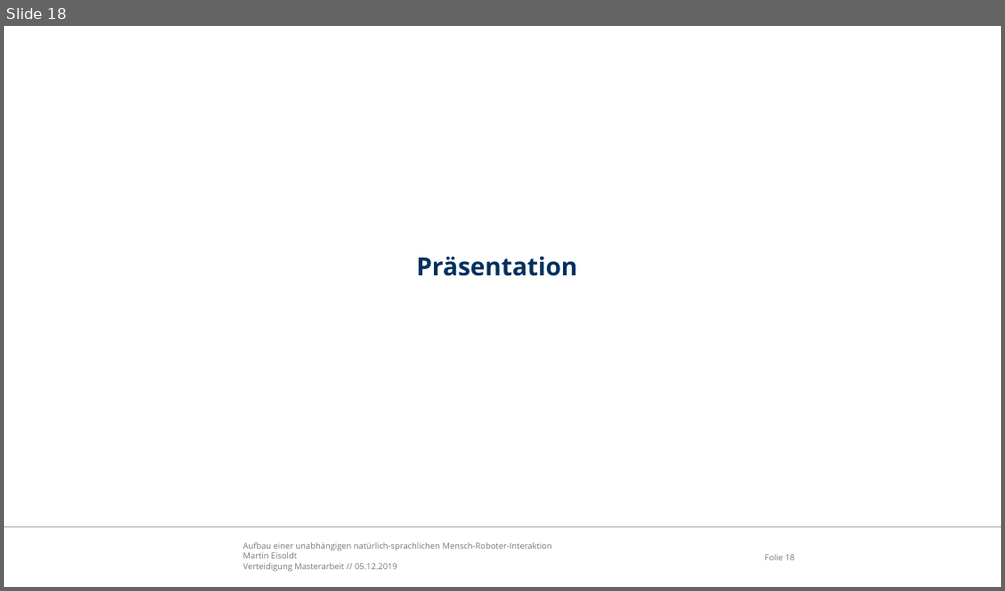
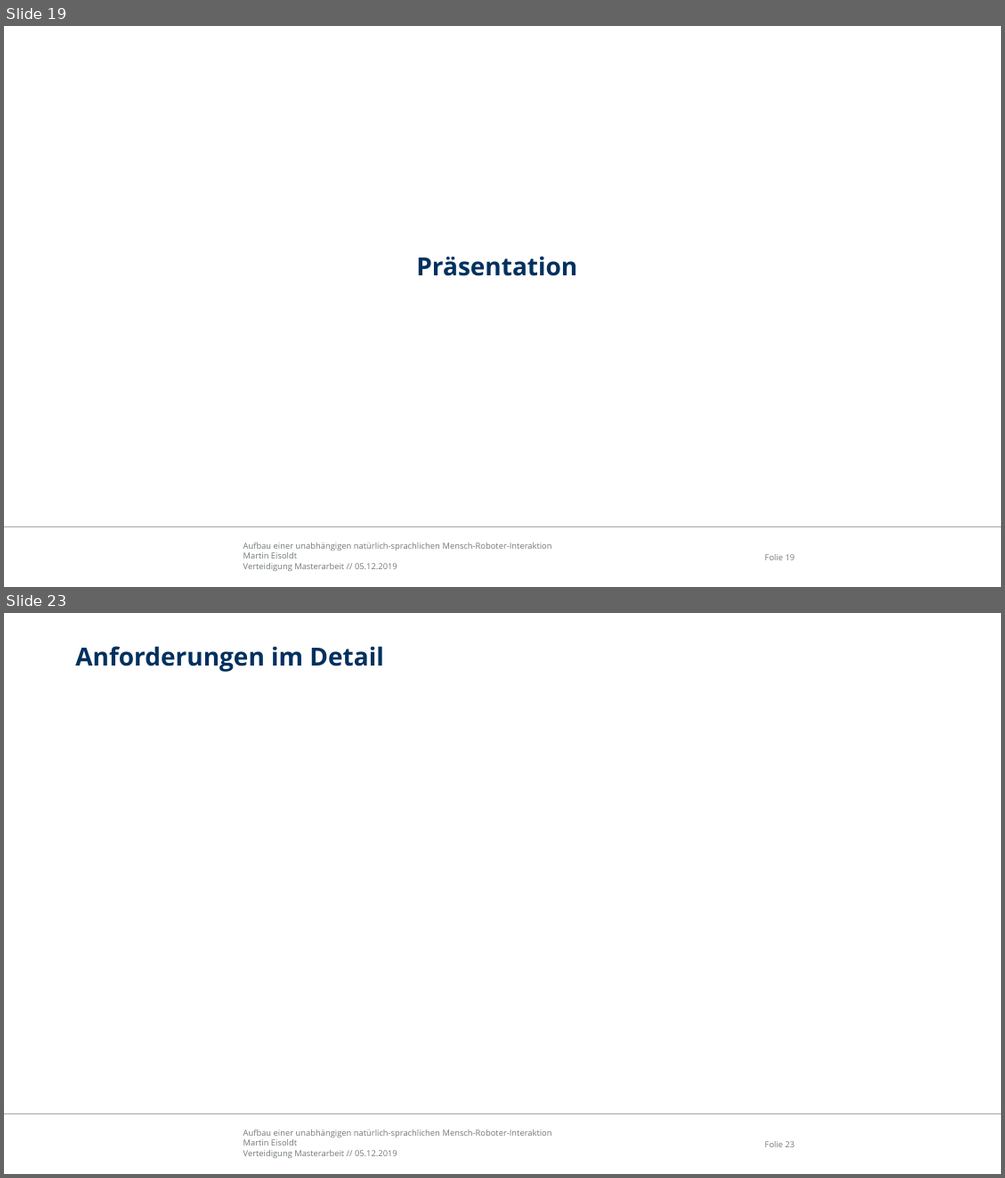
Before and after one commit to edegeyer/masterarbeit, a slide deck: verteidigung/verteidigung.pptx. Shown one above the other, each under a label of ours: slide 18 before the commit, slides 19 and 23 after it; the slides between them are not shown. The pictures are 1005x591 and 1005x1178 pixels, drawn with LibreOffice and Linux fonts; fonts in the diff are those of the drawing; background and template pictures are left out. Boxes give left, top, right and bottom in pixels: in the first picture for what was removed or moved away, otherwise in the second. Text is boxed around its words. In the diff, an @@ line names an element or a change of style, - is before the commit and + after.

```diff
--- a/verteidigung/verteidigung.pptx
+++ b/verteidigung/verteidigung.pptx
@@ slide 23 added at <box>4,613,1001,1174</box>, background #FFFFFF; not listed: 3 template elements that a slide beside it also shows @@
@@ title added at <box>75,646,383,672</box>, 24 pt, text #00305E, bold @@
+Anforderungen im Detail
@@ what was slide 18 is now slide 19 @@
```
Also in this commit, not shown: 9 slides changed, 5 other slides added, 1 slide removed.
